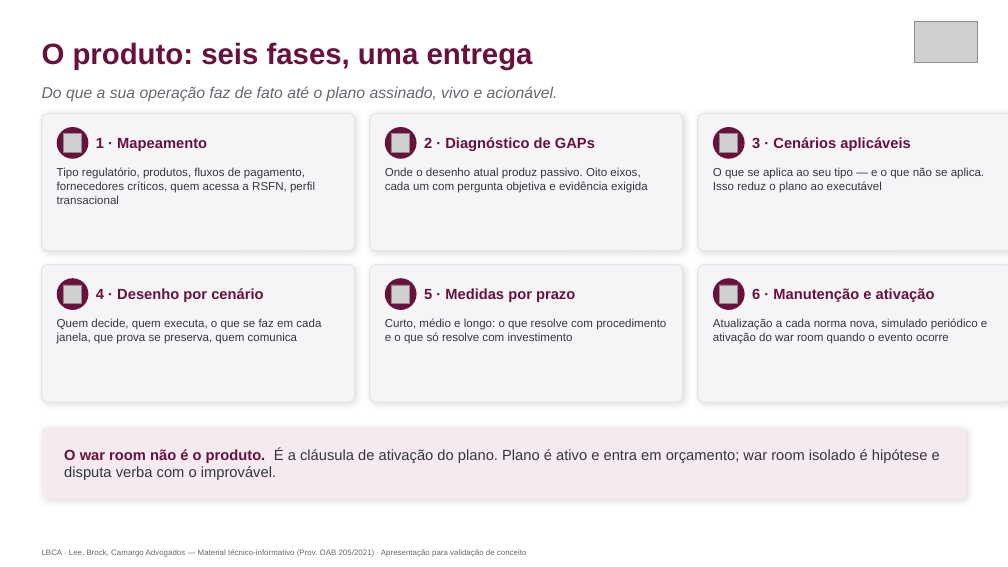
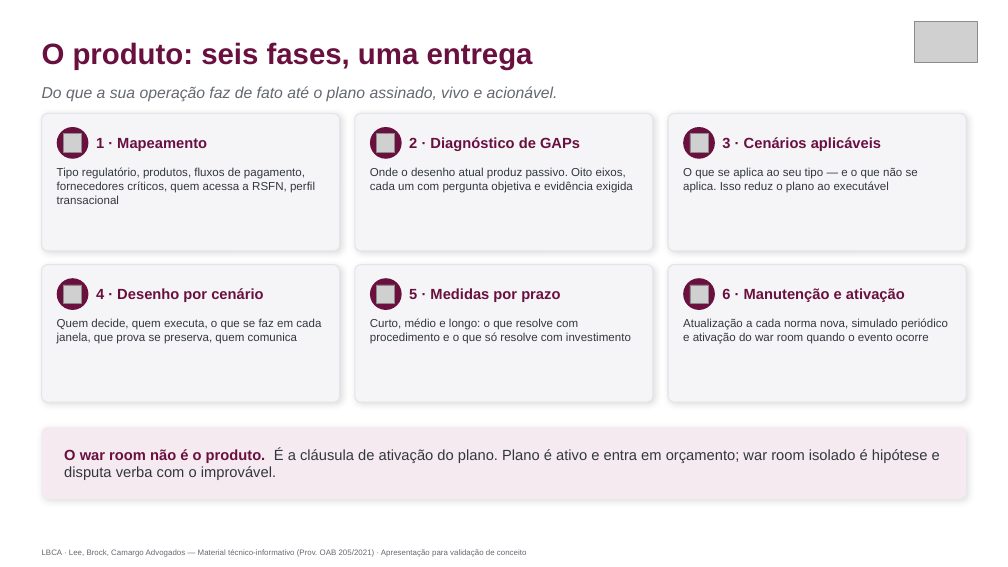
Before and after one commit to rivellione/rastro-vitrine-x9k4, a slide deck: slide 3 of Deck-Plano-Contingencia-LBCA.pptx. Drawn at 1008x567 pixels with LibreOffice and Linux fonts; fonts in the diff are those of the drawing; grey boxes stand for pictures. Boxes give left, top, right and bottom in pixels: in the first picture for what was removed or moved away, otherwise in the second. Text is boxed around its words. In the diff, an @@ line names an element or a change of style, - is before the commit and + after.

```diff
--- a/Deck-Plano-Contingencia-LBCA.pptx
+++ b/Deck-Plano-Contingencia-LBCA.pptx
@@ rounded rectangle: place and size @@
-rounded rectangle at [42, 113, 355, 251]
+rounded rectangle at [42, 113, 340, 251]
@@ rounded rectangle: place and size @@
-rounded rectangle at [370, 113, 683, 251]
+rounded rectangle at [355, 113, 653, 251]
@@ rounded rectangle: place and size @@
-rounded rectangle at [698, 113, 1008, 251]
+rounded rectangle at [668, 113, 966, 251]
@@ text "2 · Diagnóstico de GAPs": place and size @@
-text "2 · Diagnóstico de GAPs" at [424, 137, 595, 151]
+text "2 · Diagnóstico de GAPs" at [409, 137, 580, 151]
@@ text "3 · Cenários aplicáveis": place and size @@
-text "3 · Cenários aplicáveis" at [752, 137, 910, 151]
+text "3 · Cenários aplicáveis" at [722, 137, 881, 151]
@@ text "Onde o desenho atual produz ...": place and size @@
-text "Onde o desenho atual produz ..." at [385, 167, 648, 193]
+text "Onde o desenho atual produz ..." at [370, 167, 633, 193]
@@ text "O que se aplica ao ..." rewrapped from [713, 167, 984, 193] to [683, 167, 918, 193] @@
@@ rounded rectangle: place and size @@
-rounded rectangle at [42, 265, 355, 402]
+rounded rectangle at [42, 265, 340, 402]
@@ rounded rectangle: place and size @@
-rounded rectangle at [370, 265, 683, 402]
+rounded rectangle at [355, 265, 653, 402]
@@ rounded rectangle: place and size @@
-rounded rectangle at [698, 265, 1008, 402]
+rounded rectangle at [668, 265, 966, 402]
@@ 2 pictures, 2 ellipses: place and size @@
-2 pictures, 2 ellipses at [385, 127, 417, 310]
+2 pictures, 2 ellipses at [370, 127, 402, 310]
@@ text "5 · Medidas por prazo": place and size @@
-text "5 · Medidas por prazo" at [424, 288, 575, 302]
+text "5 · Medidas por prazo" at [409, 288, 560, 302]
@@ 2 pictures, 2 ellipses: place and size @@
-2 pictures, 2 ellipses at [713, 127, 745, 310]
+2 pictures, 2 ellipses at [684, 127, 715, 310]
@@ text "6 · Manutenção e ativação": place and size @@
-text "6 · Manutenção e ativação" at [752, 288, 935, 302]
+text "6 · Manutenção e ativação" at [722, 288, 905, 302]
@@ text "Curto, médio e longo: o ..." rewrapped from [385, 318, 666, 344] to [370, 318, 631, 344] @@
@@ text "Atualização a cada norma nova, ..." rewrapped from [713, 318, 987, 344] to [683, 318, 948, 344] @@
```
Also in this commit, not shown: 5 other slides changed.
